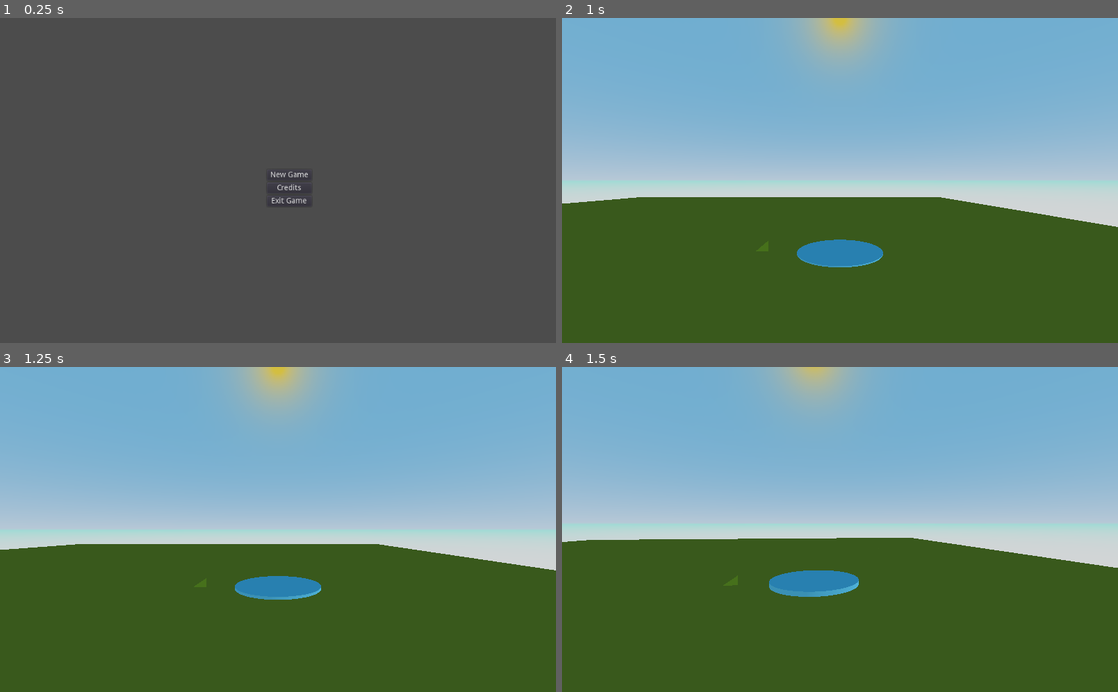
Above: before the commit, frames 1-4 (two rows, left to right).
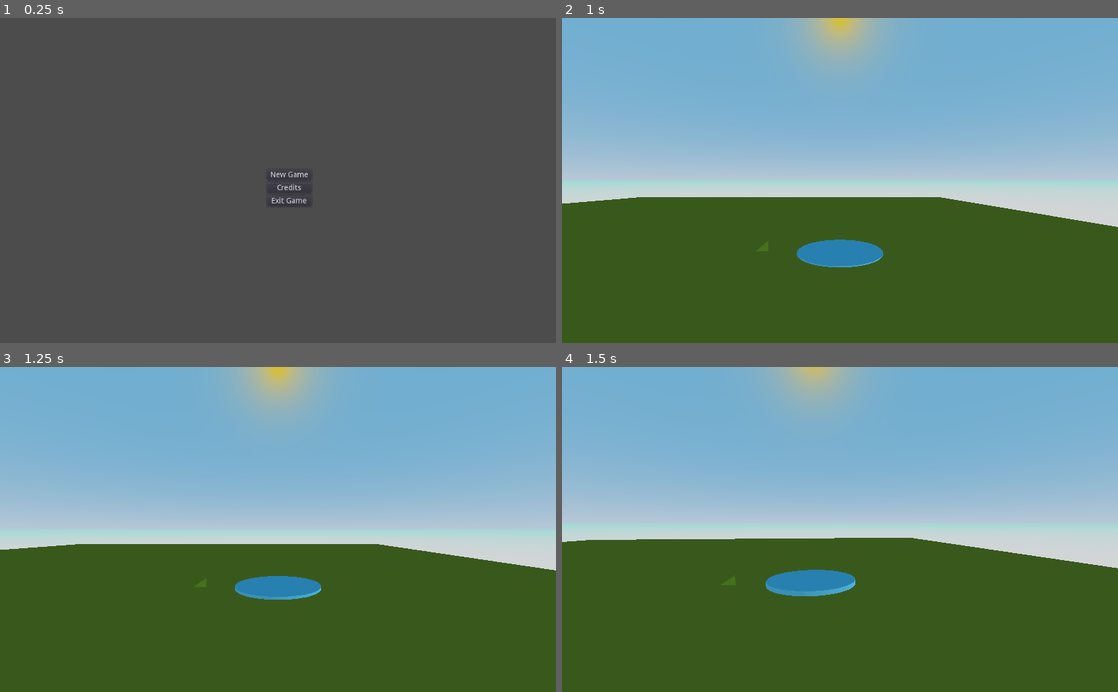
Above: after the commit, the same moments.

Repository: jolaakso/gameprojectcourse
Game: Godot game, scene res://MainMenu.tscn
Two runs of this game, one before a commit and one after it. Both use one fixed random seed, a clock stepped at 60 frames per second and the inputs below.
Inputs (mouse positions are in pixels of both pictures, inside the frame that each line leads up to):
- Up to frame 1 (0.25 s): no input
- Up to frame 2 (1 s): click "New Game" at 0.5 s
- Up to frame 3 (1.25 s): no input
- Up to frame 4 (1.5 s): move the mouse to (867, 529) at 1.27 s; hold E (move_forward) from 1.28 s (still down); right-click (867, 529) at 1.35 s

Frames 1-3 are identical in both runs. In frame 4, 0.2% of the frame differs, in the area x 0-100%, y 52-71%.

Commit message:
saving and loading location

Diff:
--- a/Character.gd
+++ b/Character.gd
@@ -16,6 +16,21 @@
 	acceleration = Vector3.ZERO
 	velocity = Vector3.ZERO
 	get_node("Head/RayCast").add_exception(self)
+
+func serialize():
+	return {
+		"id": "Character",
+		"x_pos": translation.x,
+		"y_pos": translation.y,
+		"z_pos": translation.z,
+		"y_rot": rotation.y,
+	}
+
+func deserialize(dict: Dictionary):
+	translation.x = dict["x_pos"]
+	translation.y = dict["y_pos"]
+	translation.z = dict["z_pos"]
+	rotation.y = dict["y_rot"]
 
 func _physics_process(delta):
 	var move_dir = get_input().rotated(-rotation.y)
--- a/ChunkGenerator.gd
+++ b/ChunkGenerator.gd
@@ -48,4 +48,5 @@
 
 func _on_ChunkBoundary_body_entered(body):
 	var chunk_coordinates = get_node("BlockyChunk").chunk_coordinates
+	print(chunk_coordinates)
 	emit_signal("chunk_entered", chunk_coordinates[0], chunk_coordinates[1], chunk_coordinates[2])
--- a/GameEnvironment.gd
+++ b/GameEnvironment.gd
@@ -1,14 +1,25 @@
 extends WorldEnvironment
 
 func _ready():
-	var rolling_chunks = get_node("RollingChunks")
-	rolling_chunks.spawn_chunks_around(0, 0, 0, true, 2, 1, 2)
-	call_deferred("spawn_perimeter")
+	var init_chunk_x = 0
+	var init_chunk_y = 0
+	var init_chunk_z = 0
+	var character_data
 	Input.set_mouse_mode(Input.MOUSE_MODE_CAPTURED)
 	if GameSave.saved_data:
 		for obj in GameSave.saved_data:
+			if obj["id"] == "Chunks":
+				init_chunk_x = obj["current_chunk_x"]
+				init_chunk_y = obj["current_chunk_y"]
+				init_chunk_z = obj["current_chunk_z"]
 			if obj["id"] == "TestBlocky":
 				get_node("TestBlocky").deserialize(obj)
+			if obj["id"] == "Character":
+				character_data = obj
+	var rolling_chunks = get_node("RollingChunks")
+	rolling_chunks.spawn_chunks_around(init_chunk_x, init_chunk_y, init_chunk_z, true, 2, 1, 2)
+	if character_data:
+		get_node("Character").deserialize(character_data)
 
 func _process(delta):
 	var preview_block = get_node("PreviewBlock")
@@ -47,10 +58,6 @@
 	save_file.close()
 	get_node("PauseMenu").confirm_game_saved()
 
-func spawn_perimeter():
-	var rolling_chunks = get_node("RollingChunks")
-	rolling_chunks.spawn_chunks_around(0, 0, 0)
-
 func _on_Character_place_block(chunk_coords, local_coords):
 	get_node("RollingChunks").place_block_in_chunk(chunk_coords, local_coords)
 
--- a/RollingChunks.gd
+++ b/RollingChunks.gd
@@ -8,6 +8,7 @@
 var chunk_worker: Thread = Thread.new()
 var generator_queue: Array = []
 var generator_queue_mutex: Mutex = Mutex.new()
+var latest_chunk_coords = [0, 0, 0]
 
 class SpiralSorter:
 	var origin
@@ -16,13 +17,8 @@
 	# sorts array of arrays of 3 integers so that the ones
 	# that are closer to origin are first
 	func sort_spiral(a, b):
-		# print_debug(origin)
-		# print_debug(a)
-		# print_debug(b)
 		var a_dist = Vector3(a[0], a[1], a[2]).distance_squared_to(origin)
 		var b_dist = Vector3(b[0], b[1], b[2]).distance_squared_to(origin)
-		# print_debug(a_dist)
-		# print_debug(b_dist)
 		return a_dist < b_dist
 
 func _process(_delta):
@@ -30,6 +26,14 @@
 		chunk_worker.wait_to_finish()
 		chunk_worker = Thread.new()
 		chunk_worker.start(self, "process_generation")
+
+func serialize():
+	return {
+		"id": "Chunks",
+		"current_chunk_x": latest_chunk_coords[0],
+		"current_chunk_y": latest_chunk_coords[1],
+		"current_chunk_z": latest_chunk_coords[2],
+	}
 
 func place_block_in_chunk(chunk_coords, local_coords):
 	var chunk_gen = get_node_or_null(serialize_chunk_name(chunk_coords))
@@ -103,15 +107,16 @@
 				break
 
 func _chunk_entered(x, y, z):
-	# print("sdafsadf")
-	# print([x, y, z])
 	spawn_chunks_around(x, y, z)
 
 func serialize_chunk_name(chunk_location):
 	return "%dx%dy%dz" % [chunk_location[0], chunk_location[1], chunk_location[2]]
 
 func spawn_chunks_around(x, y, z, immediate = false, length = box_length, height = box_height, width = box_width):
+	latest_chunk_coords = [x, y, z]
+	print([x, y, z])
 	var box = box_at(x, y, z, length, height, width)
+
 	remove_overlap(box, get_current_chunk_coordinates())
 	for chunk_location in box:
 		var generator = generator_scene.instance()
--- a/World.tscn
+++ b/World.tscn
@@ -45,11 +45,11 @@
 [node name="DirectionalLight" type="DirectionalLight" parent="."]
 transform = Transform( 0.153952, 0, 0.988078, 0, 1, 0, -0.988078, 0, 0.153952, 7.05277, 4.764, 13.4589 )
 
-[node name="Character" parent="." instance=ExtResource( 5 )]
+[node name="Character" parent="." groups=["persistent"] instance=ExtResource( 5 )]
 transform = Transform( 1, 0, 0, 0, 1, 0, 0, 0, 1, 0, 2.26317, 5.48069 )
 mouse_sens = 2.0
 
-[node name="RollingChunks" parent="." instance=ExtResource( 6 )]
+[node name="RollingChunks" parent="." groups=["persistent"] instance=ExtResource( 6 )]
 
 [node name="PreviewBlock" type="MeshInstance" parent="."]
 visible = false
Not shown, changed: .mono/metadata/ide_messaging_meta.txt
